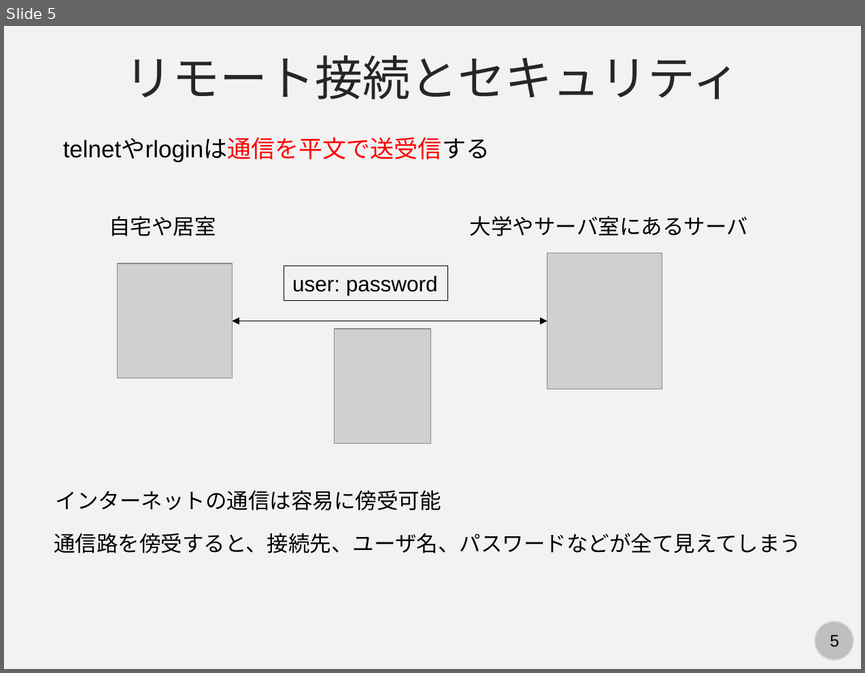
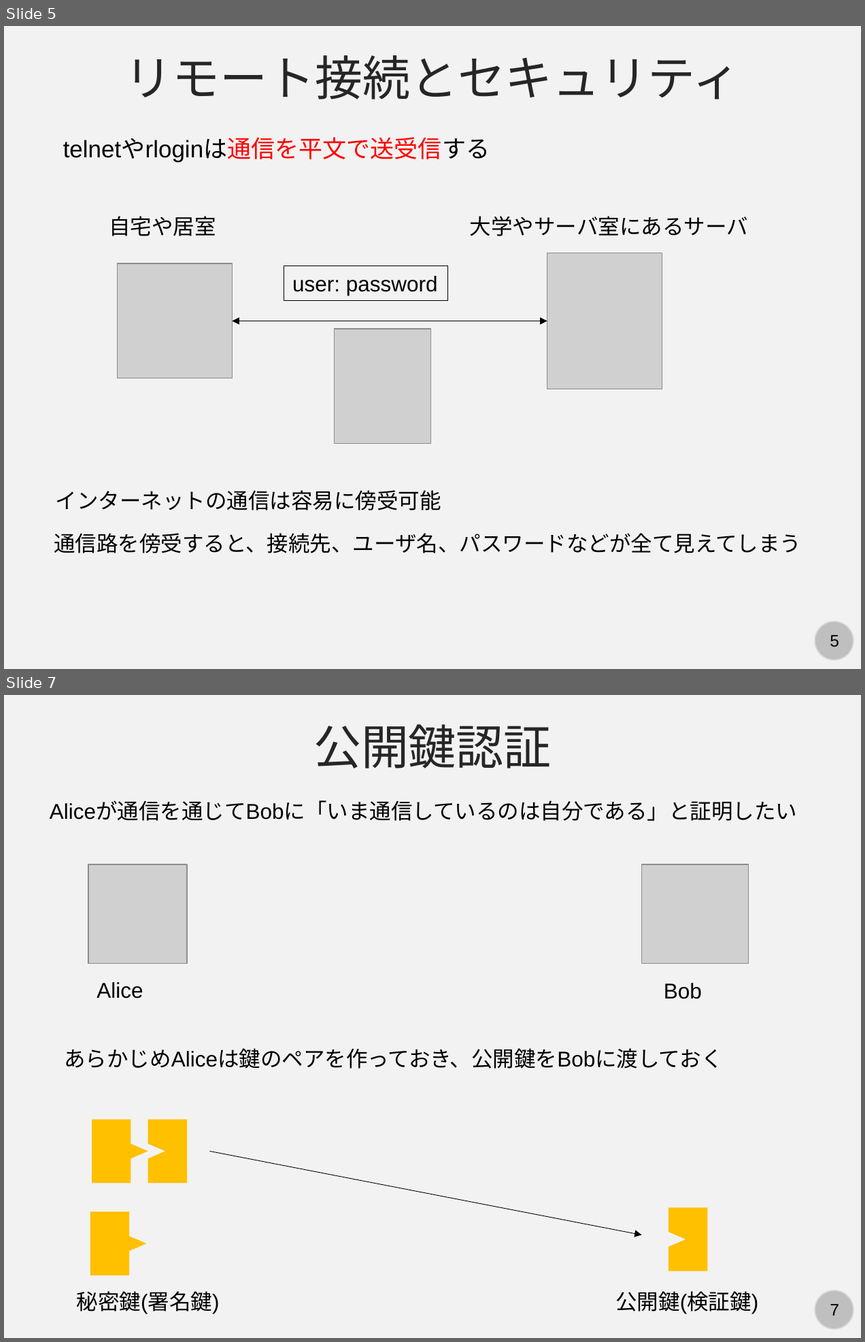
Before and after one commit to kaityo256/lab_startup, a slide deck: ssh/ssh.pptx. Shown one above the other, each under a label of ours: slide 5 before the commit, slides 5 and 7 after it; the slides between them are not shown. The pictures are 865x673 and 865x1342 pixels, drawn with LibreOffice and Linux fonts; fonts in the diff are those of the drawing; grey boxes stand for pictures. Boxes give left, top, right and bottom in pixels: in the first picture for what was removed or moved away, otherwise in the second. Text is boxed around its words. In the diff, an @@ line names an element or a change of style, - is before the commit and + after.

```diff
--- a/ssh/ssh.pptx
+++ b/ssh/ssh.pptx
@@ slide 7 added at <box>4,695,861,1338</box>, background #F2F2F2; not listed: 2 template elements that a slide beside it also shows @@
@@ text added at <box>313,724,551,768</box>, 40 pt, text #262626 @@
+公開鍵認証
@@ text added at <box>50,802,798,821</box>, 18 pt, text #000000 @@
+Aliceが通信を通じてBobに「いま通信しているのは自分である」と証明したい
@@ picture added at <box>88,864,186,963</box> @@
@@ picture added at <box>641,864,749,963</box> @@
@@ text added at <box>96,982,143,998</box>, 18 pt, text #000000 @@
+Alice
@@ text added at <box>664,983,702,999</box>, 18 pt, text #000000 @@
+Bob
@@ text added at <box>64,1048,722,1068</box>, 18 pt, text #000000 @@
+あらかじめAliceは鍵のペアを作っておき、公開鍵をBobに渡しておく
@@ rectangle added at <box>92,1119,130,1183</box>, fill #FFC000 @@
@@ rectangle added at <box>148,1119,188,1183</box>, fill #FFC000 @@
@@ triangle added at <box>113,1136,148,1166</box>, fill #FFC000 @@
@@ triangle added at <box>130,1136,165,1166</box>, fill #F2F2F2 @@
@@ arrow added from (209, 1151) to (641, 1235), #000000 0.5 pt @@
@@ rectangle added at <box>90,1212,130,1275</box>, fill #FFC000 @@
@@ triangle added at <box>651,1225,685,1254</box>, fill #F2F2F2 @@
@@ rectangle added at <box>668,1207,707,1271</box>, fill #FFC000 @@
@@ triangle added at <box>112,1229,146,1258</box>, fill #FFC000 @@
@@ text added at <box>77,1291,220,1314</box>, 18 pt, text #000000 @@
+秘密鍵(署名鍵)
@@ text added at <box>615,1291,758,1314</box>, 18 pt, text #000000 @@
+公開鍵(検証鍵)
```
Also in this commit, not shown: 1 slide changed, 10 other slides added, 1 slide removed.
